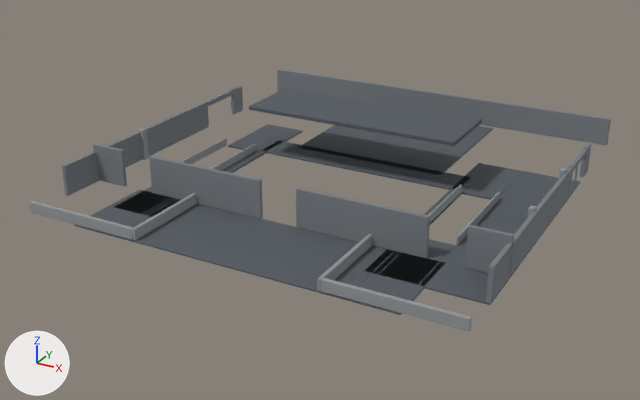
Two versions of the glTF model public/castle/zones/upper-floor.glb, one commit apart.
Rendered twice from a 50 mm lens placed at (50.0, -83.0, 49.6), pointed at (-1.7, 11.1, 2.6). The axes (+X, +Y, +Z) are drawn at lower left. The lights are the same throughout. The first picture is the older version. Where no turn or scale is listed for an object, it has been applied to the vertices.

The first picture shows 'NO_SHADOW_UPPER_BRIDGE', 'NO_SHADOW_UPPER_HALL', 'NO_SHADOW_UPPER_SOUTH_OUTER_STRIP', 'NO_SHADOW_UPPER_TERRACE', 'NO_SHADOW_UPPER_TERRACE_SOUTH', 'VIS_TERRACE_DIVIDER_-10.6', 'VIS_TERRACE_DIVIDER_10.6', 'VIS_TERRACE_FRONT_PARAPET_R', 'VIS_UPPER_OUTER_WALL_-27.75_A', 'VIS_UPPER_OUTER_WALL_-27.75_B', 'VIS_UPPER_OUTER_WALL_-27.75_LINTEL', 'VIS_UPPER_OUTER_WALL_27.75_B', 'VIS_UPPER_REAR_WALL', 'VIS_UPPER_ROOF_BRIDGE' and 21 more.
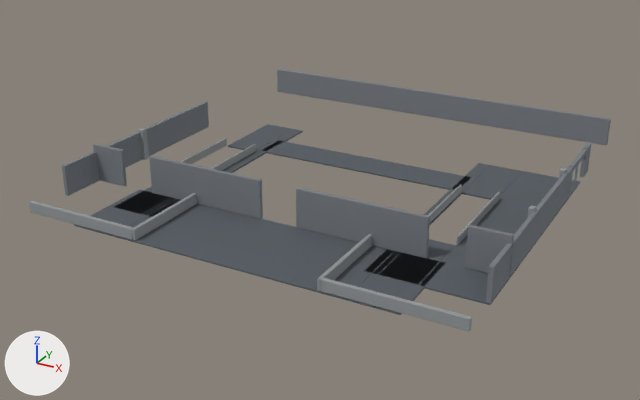
Pixel boxes [x1, y1, x2, y2] of what changed, in the pictures (640 x 400 px):
'VIS_UPPER_ROOF_BRIDGE', deleted
    before: [249, 88, 482, 146]
'NO_SHADOW_UPPER_HALL', deleted
    before: [300, 125, 493, 175]
'VIS_UPPER_OUTER_WALL_-27.75_A', deleted
    before: [231, 86, 243, 114]
'VIS_UPPER_OUTER_WALL_-27.75_LINTEL', deleted
    before: [205, 90, 235, 107]

What the commit changed:
Object 'NO_SHADOW_UPPER_HALL' (ob_no_shadow_upper_hall) is deleted.
Object 'VIS_UPPER_ROOF_BRIDGE' (ob_vis_upper_roof_bridge) is deleted.
Object 'VIS_UPPER_OUTER_WALL_-27.75_A' (ob_vis_upper_outer_wall__27_75_a) is deleted.
Object 'VIS_UPPER_OUTER_WALL_-27.75_LINTEL' (ob_vis_upper_outer_wall__27_75_lintel) is deleted.
